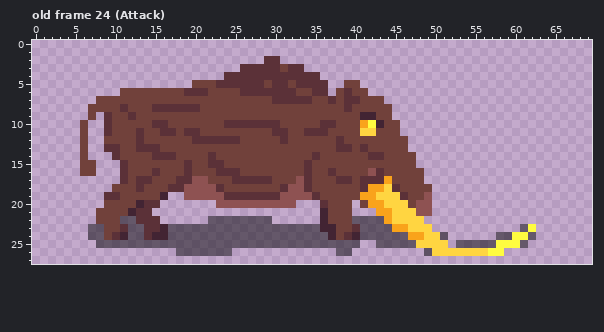
A pixel-art file gets an edit: GEODE/Assets/Sprites/Characters/Boar/YellowBoar.aseprite. The first picture shows the starting point.
70x28 pixels, 27 frames. Shown: old frame 24 (Attack). The commit also changed other frames, which this record leaves out.
After:
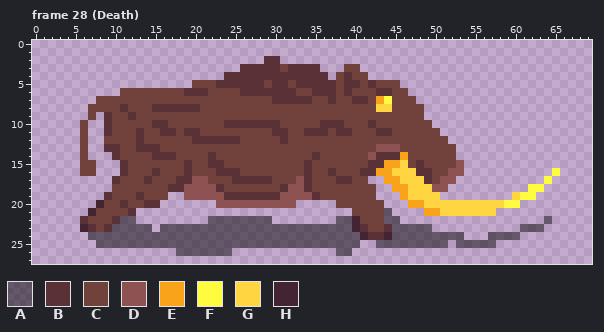
Palette (. is transparent): A #0606087f  B #5b3138  C #71413b  D #8e5252  E #f9a31b  F #fffc40  G #ffd541  H #422433
A new or re-ordered frame is compared with the old frame closest to it.
From old to new:
frames 27 -> 30
Frame 28 (Death) is new; against old frame 24 (Attack), layers "Crystal", "Boar", "Shadow":
y 3: x 34..35 .. -> BB; x 39..40 .. -> CC
y 4: x 36 . -> B; x 38..41 .... -> CBCC
y 5: x 37..45 ..CC..... -> BCBBCBCCC
y 6: x 37 . -> B; x 42..46 ..... -> CBBCC
y 7: x 39 B -> C; x 41 C -> B; x 43..47 C.... -> EFCCC
y 8: x 39 B -> C; x 43..48 CC.... -> GGCCCC
y 9: x 41..42 HH -> CC; x 45..48 .... -> CCCC
y 10: x 38 C -> B; x 41..43 EFH -> CBC; x 46..49 .... -> CCCC
y 11: x 38..39 CC -> BB; x 41..44 GGCC -> CCBB; x 46..50 ..... -> CCCCC
y 12: x 38 B -> C; x 47..51 ..... -> CCCCC
y 13: x 38..39 BB -> CC; x 41 B -> C; x 43..45 CCC -> DDD; x 47..52 ...... -> CCCCCC
y 14: x 42 B -> D; x 44..46 CCC -> BBE; x 48..52 ..... -> CCCCC
y 15: x 42..46 CCCCC -> BBEEG; x 48..53 ...... -> BCCCCD
y 16: x 41..53 CDBCCCCC..... -> BBEEGGGBBCCDD; x 65 . -> F
y 17: x 10..11 .B -> BC; x 13 B -> C; x 41..43 BBB -> C..; x 45..52 CCCC.... -> EGGGBCDD; x 64 . -> F
y 18: x 13 B -> C; x 41..51 BEEGBCCCC.. -> CC..EEGGGDD; x 62..63 .. -> FF
y 19: x 10 B -> C; x 13 C -> B; x 16 H -> C; x 41..50 EEGGGBCCD. -> CC...EGGGG; x 60..62 ... -> GFF
y 20: x 8 . -> H; x 11 C -> B; x 13 H -> C; x 36..37 BC -> ..; x 40 . -> C; x 42..60 EEGGGCDD........... -> CC...EEGGGGGGGGGGFF
y 21: x 7 . -> H; x 12..14 HBB -> B..; x 36..57 HCCC...EEGGGDD........ -> ....CCCCA....EEGGGGGGG
y 22: x 6..7 .. -> BC; x 10 C -> B; x 13..15 BBB -> ...; x 36..48 HCCCAAAAEGGGG -> ..AAHCCCAA...; x 64 . -> A
y 23: x 6..11 .AACCB -> HBCBAA; x 14..16 BBH -> A.A; x 36..49 HHCCBAAAAEEGGG -> AAAAHBCCBAAAAA; x 62..63 F. -> AA
y 24: x 9..11 CBH -> AAA; x 14..16 BHH -> AAA; x 37..44 HCBHAAAA -> AAAAHBBH; x 47..50 EEGG -> AAAA; x 52..53 .. -> AA; x 57 . -> A; x 60..62 FFA -> A..
y 25: x 48..51 GGGG -> AAAA; x 58..61 FFFA -> ....
y 26: x 49..58 AGGGGGGGFF -> ..........
Pixel boxes of the changes (left, top, right, bottom) in both pictures:
changed: (304, 64, 560, 256)
changed: (80, 176, 168, 240)
